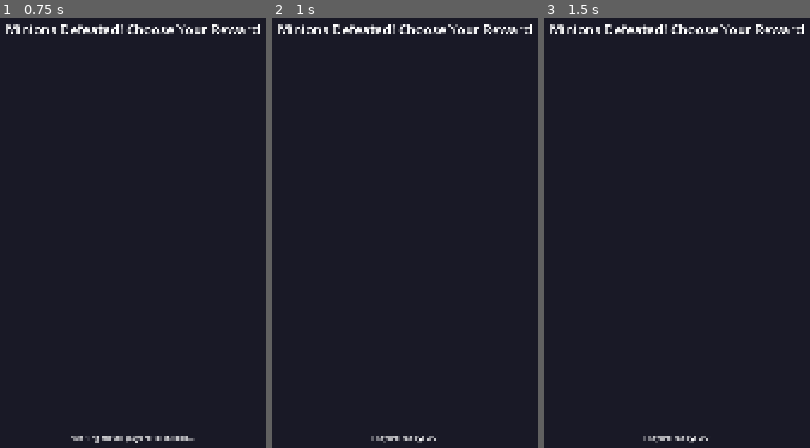
Above: before the commit, frames 1-3 (left to right).
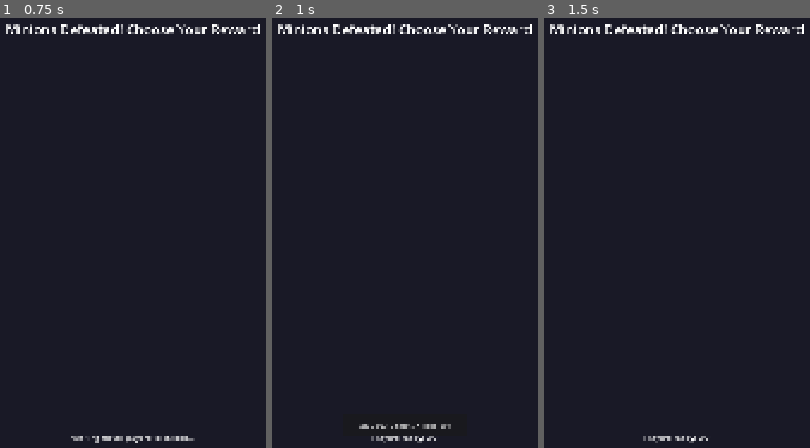
Above: after the commit, the same moments.

Repository: foldedtowels/multi-player-rogue-like
Game: Godot game, scene res://scenes/buff_selection.tscn
Same seed, same stepped clock (60 frames per second), same inputs: the game is played once before the commit and once after it. This scene is started directly instead of the project's main scene.
Inputs (mouse positions are in pixels of both pictures, inside the frame that each line leads up to):
- Up to frame 1 (0.75 s): tap Enter at 0.5 s; move the mouse to (outside the picture) at 0.52 s; click (outside the picture) at 0.67 s
- Up to frame 2 (1 s): no input
- Up to frame 3 (1.5 s): click (677, 426) at 1.25 s, where only the run after the commit has a clickable "Skip (Auto-select +1 Energy)"

Frame 1 is identical in both runs. In frame 2, 0.3% of the frame differs, in the area x 32-68%, y 94-96%; in frame 3, nothing differs.
Error before the commit: Invalid access of index '0' on a base object of type: 'Array[Character]'. (res://scripts/buff_selection.gd:56)
Error after the commit: Invalid access of index '0' on a base object of type: 'Array[Character]'. (res://scripts/buff_selection.gd:70)

Commit message:
Add skip rewards functionality for wizard and buff selection
## Features Added
- Skip button for wizard reward scene (both rare and common phases)
- Skip button for buff selection scene
- Auto-selects first choice when skip is clicked
- Button hides automatically after selection

## Implementation Details

### Wizard Rewards (reward.gd)
- Created skip button programmatically in _ready()
- Shows during rare card phase (only for chosen player)
- Shows during common card phase (for all players)
- Auto-selects: First rare card choice, or first common choice (heal)
- Hides when choice is made or phase transitions

### Buff Selection (buff_selection.gd)
- Created skip button programmatically in _ready()
- Shows during buff selection
- Auto-selects first choice (+1 Energy)
- Hides when choice is made

## User Experience
- Players can quickly skip rewards during testing or replays
- Each player can skip independently in multiplayer
- Skip text shows what will be auto-selected
- Button positioned at center-bottom of screen

🤖 Generated with [Claude Code](https://claude.com/claude-code)

Co-Authored-By: Claude Sonnet 4.5 <noreply@anthropic.com>

Diff:
--- a/scripts/buff_selection.gd
+++ b/scripts/buff_selection.gd
@@ -12,6 +12,7 @@
 @onready var title_label: Label = $TitleLabel
 @onready var reward_panel: RewardDisplayPanel = $RewardPanel
 @onready var status_label: Label = $StatusLabel
+var skip_button: Button
 
 func _ready():
 	game_manager = get_node("/root/GameManager")
@@ -29,6 +30,16 @@
 	reward_manager.all_players_ready.connect(_on_all_players_ready)
 	reward_manager.private_choice_made.connect(_on_private_choice_made)
 
+	# Create skip button
+	skip_button = Button.new()
+	skip_button.text = "Skip (Auto-select +1 Energy)"
+	skip_button.set_anchors_preset(Control.PRESET_CENTER_BOTTOM)
+	skip_button.position = Vector2(-150, -80)
+	skip_button.custom_minimum_size = Vector2(300, 50)
+	skip_button.visible = false
+	skip_button.pressed.connect(_on_skip_pressed)
+	add_child(skip_button)
+
 	# Setup UI
 	title_label.text = "Minions Defeated! Choose Your Reward"
 	status_label.text = "Waiting for all players to choose..."
@@ -44,6 +55,9 @@
 
 	# Show private mode rewards (each player sees only their own)
 	reward_manager.show_private_rewards(choices_per_player, reward_panel)
+
+	# Show skip button
+	skip_button.visible = true
 
 	# Update status based on ready state
 	_update_status()
@@ -104,8 +118,9 @@
 func _on_private_choice_made(player_index: int, choice: RewardChoice):
 	print("[BUFF] Private choice made by player ", player_index, " - handling RPC from buff_selection.gd")
 
-	# Hide the reward panel for THIS player immediately
+	# Hide the reward panel and skip button for THIS player immediately
 	reward_panel.visible = false
+	skip_button.visible = false
 	print("[BUFF] Hiding reward panel for player ", player_index)
 
 	# Send choice to server for processing
@@ -186,3 +201,14 @@
 		network_manager.change_scene_synchronized.rpc("res://scenes/combat.tscn")
 	else:
 		push_error("[BUFF] NetworkManager not found!")
+
+func _on_skip_pressed():
+	print("[BUFF] Player skipped buff selection - auto-selecting +1 Energy")
+
+	# Hide skip button
+	skip_button.visible = false
+
+	var my_index = game_manager.local_player_index
+	var choices = _generate_buff_choices()[my_index]
+	# Auto-select first choice (+1 Energy)
+	_on_private_choice_made(my_index, choices[0])
--- a/scripts/reward.gd
+++ b/scripts/reward.gd
@@ -17,6 +17,7 @@
 @onready var continue_button: Button = $ContinueButton
 var rare_panel: RewardDisplayPanel
 var common_panel: RewardDisplayPanel
+var skip_button: Button
 
 func _ready():
 	game_manager = get_node("/root/GameManager")
@@ -41,6 +42,16 @@
 	common_panel.custom_minimum_size = Vector2(800, 300)
 	add_child(common_panel)
 
+	# Create skip button
+	skip_button = Button.new()
+	skip_button.text = "Skip (Auto-select first choice)"
+	skip_button.set_anchors_preset(Control.PRESET_CENTER_BOTTOM)
+	skip_button.position = Vector2(-150, -80)
+	skip_button.custom_minimum_size = Vector2(300, 50)
+	skip_button.visible = false
+	skip_button.pressed.connect(_on_skip_pressed)
+	add_child(skip_button)
+
 	# Create wizard visual
 	wizard = Node2D.new()
 	wizard.set_script(load("res://scripts/wizard_visual.gd"))
@@ -102,6 +113,10 @@
 
 	# Show spectator mode reward (all players watch, only chosen one can select)
 	reward_manager.show_spectator_reward(chosen_player_index, rare_choices, rare_panel)
+
+	# Show skip button for chosen player
+	if is_chosen:
+		skip_button.visible = true
 
 func _generate_rare_choices() -> Array[RewardChoice]:
 	var rare_pool = card_db.get_rare_cards()
@@ -122,8 +137,9 @@
 	print("[WIZARD] _on_rare_reward_complete called - hiding rare panel and moving to common rewards")
 	wizard.say("Excellent choice! The power is now yours!")
 
-	# Hide rare panel
+	# Hide rare panel and skip button
 	rare_panel.visible = false
+	skip_button.visible = false
 
 	await get_tree().create_timer(2.0).timeout
 	start_common_reward()
@@ -140,6 +156,9 @@
 
 	# Show private mode rewards (each player sees only their own)
 	reward_manager.show_private_rewards(choices_per_player, common_panel)
+
+	# Show skip button for all players
+	skip_button.visible = true
 
 func _generate_common_choices() -> Dictionary:
 	var choices = {}
@@ -226,8 +245,9 @@
 func _on_private_choice_made(player_index: int, choice: RewardChoice):
 	print("[WIZARD] Private choice made by player ", player_index, " - handling RPC from reward.gd")
 
-	# Hide the common panel for THIS player immediately
+	# Hide the common panel and skip button for THIS player immediately
 	common_panel.visible = false
+	skip_button.visible = false
 	print("[WIZARD] Hiding common panel for player ", player_index)
 
 	# Send choice to server for processing
@@ -300,3 +320,24 @@
 		network_manager.change_scene_synchronized.rpc("res://scenes/combat.tscn")
 	else:
 		push_error("[REWARD] NetworkManager not found!")
+
+func _on_skip_pressed():
+	print("[REWARD] Player skipped rewards - auto-selecting first choice")
+
+	# Hide skip button
+	skip_button.visible = false
+
+	# For rare card phase (spectator mode)
+	if reward_phase == 0:
+		var my_index = game_manager.local_player_index
+		if my_index == chosen_player_index:
+			# Auto-select first choice
+			var first_choice = _generate_rare_choices()[0]
+			_on_spectator_choice_made(my_index, first_choice)
+
+	# For common card phase (private mode)
+	elif reward_phase == 1:
+		var my_index = game_manager.local_player_index
+		var choices = _generate_common_choices()[my_index]
+		# Auto-select first choice (heal)
+		_on_private_choice_made(my_index, choices[0])
